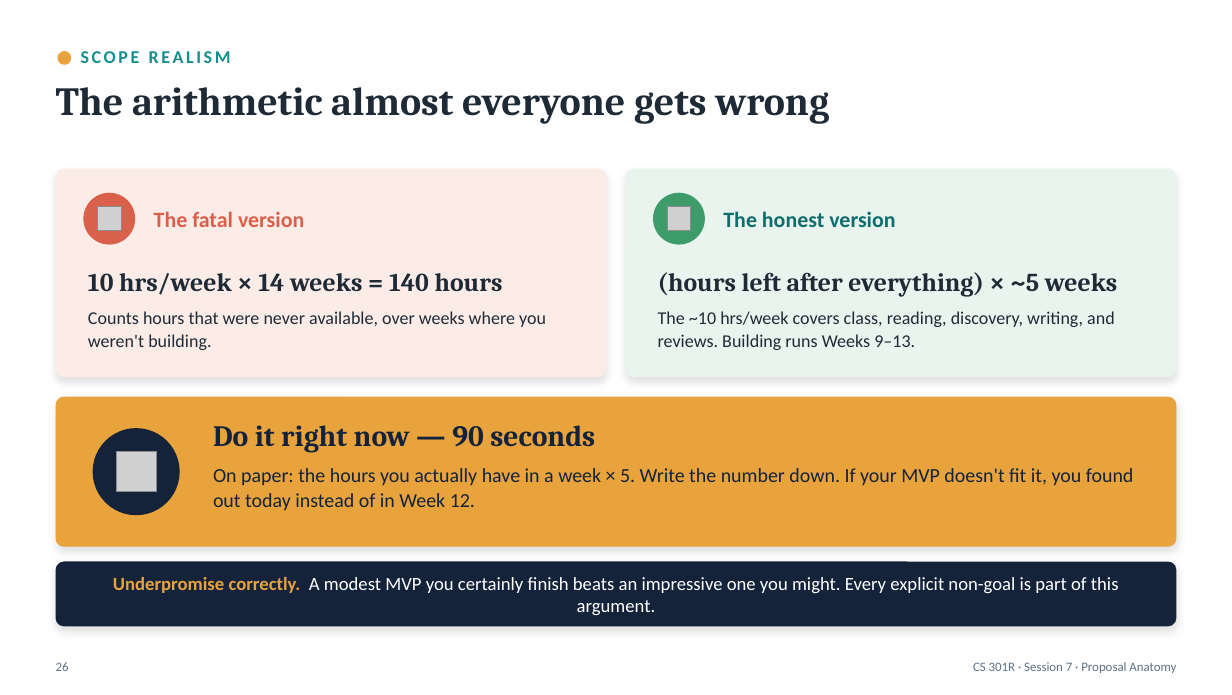
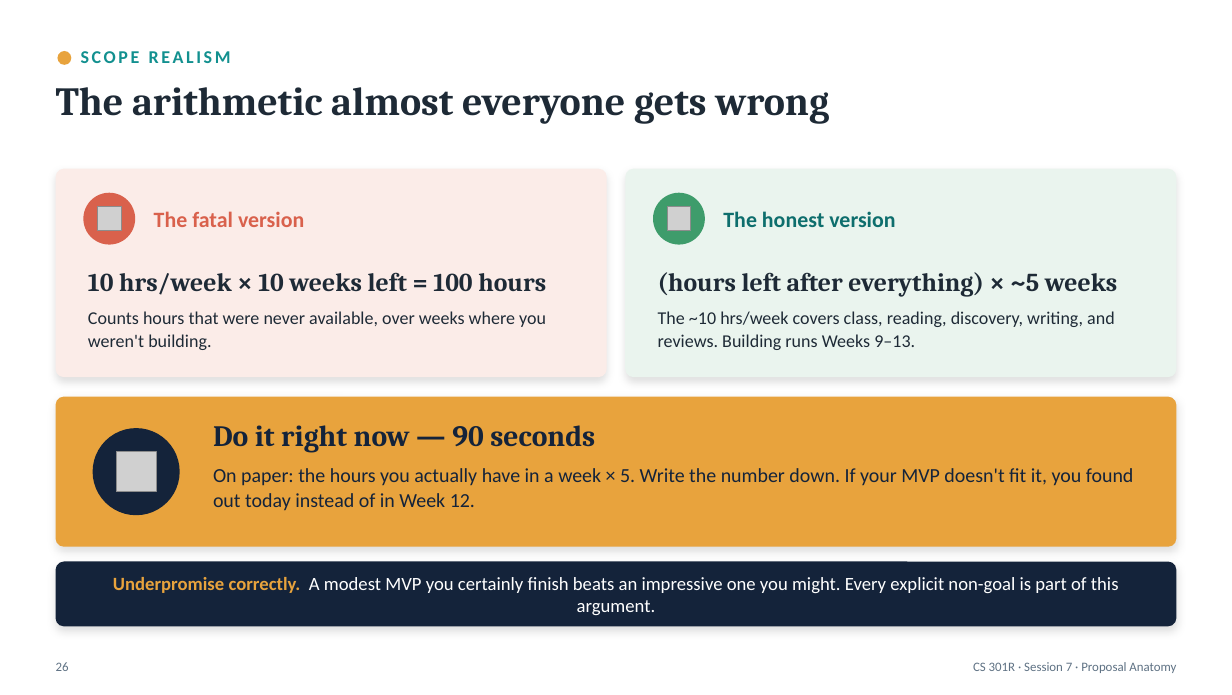
Before and after one commit to BYU-CS-Course-Ops/CS380, a slide deck: slide 26 of canvas_material/lectures/powerpoint/Session07-ProposalAnatomy.pptx. Drawn at 1232x695 pixels with LibreOffice and Linux fonts; fonts in the diff are those of the drawing; grey boxes stand for pictures. Boxes give left, top, right and bottom in pixels: in the first picture for what was removed or moved away, otherwise in the second. Text is boxed around its words. In the diff, an @@ line names an element or a change of style, - is before the commit and + after.

```diff
--- a/canvas_material/lectures/powerpoint/Session07-ProposalAnatomy.pptx
+++ b/canvas_material/lectures/powerpoint/Session07-ProposalAnatomy.pptx
@@ text at (88,272,546,295): text changed @@
-10 hrs/week × 14 weeks = 140 hours
+10 hrs/week × 10 weeks left = 100 hours
```
Also in this commit, not shown: 1 other slide changed, 10 other files.
